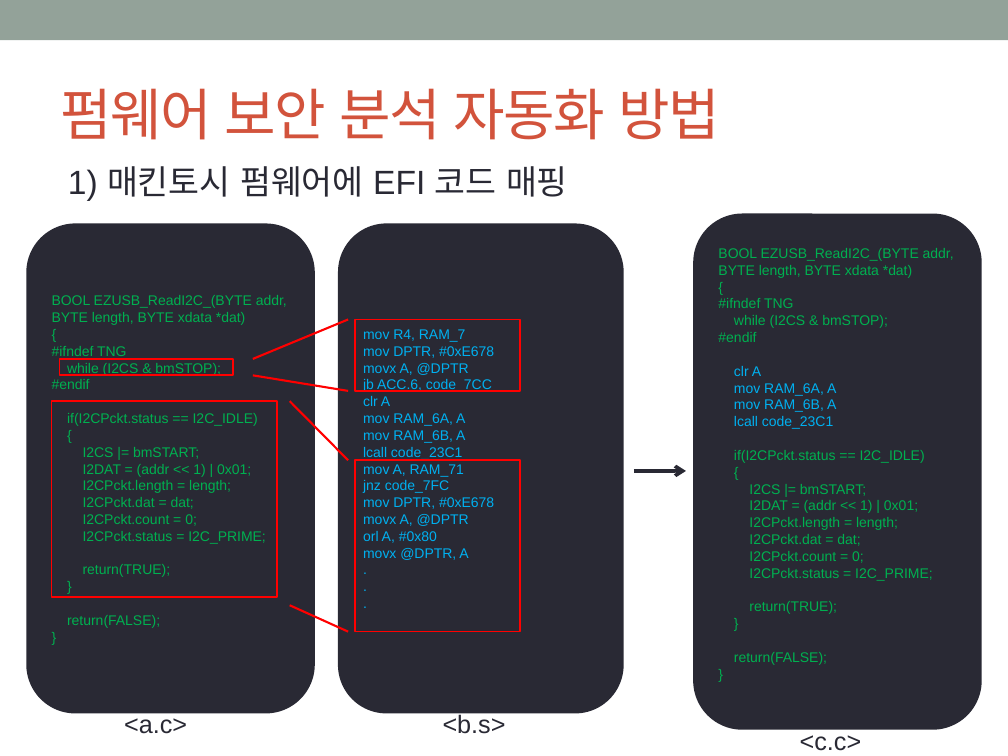
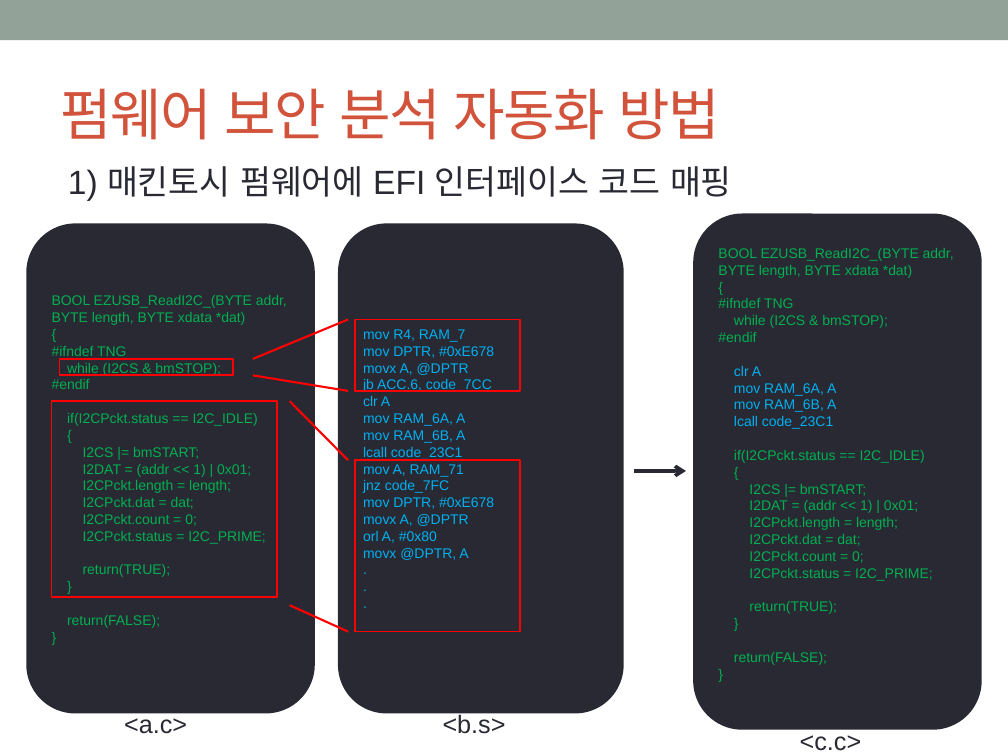
Before and after one commit to godthem90/Mac_Security_S4, a slide deck: slide 4 of 맥 중간발표.pptx (slide 3 before the commit). Drawn at 1008x756 pixels with LibreOffice and Linux fonts; fonts in the diff are those of the drawing. Boxes give left, top, right and bottom in pixels: in the first picture for what was removed or moved away, otherwise in the second. Text is boxed around its words. In the diff, an @@ line names an element or a change of style, - is before the commit and + after.

```diff
--- a/맥 중간발표.pptx
+++ b/맥 중간발표.pptx
@@ text at [68, 166, 732, 201]: text changed @@
-1) 매킨토시 펌웨어에 EFI 코드 매핑
+1) 매킨토시 펌웨어에 EFI 인터페이스 코드 매핑
```
Also in this commit, not shown: 13 other slides changed, 6 slides added.
